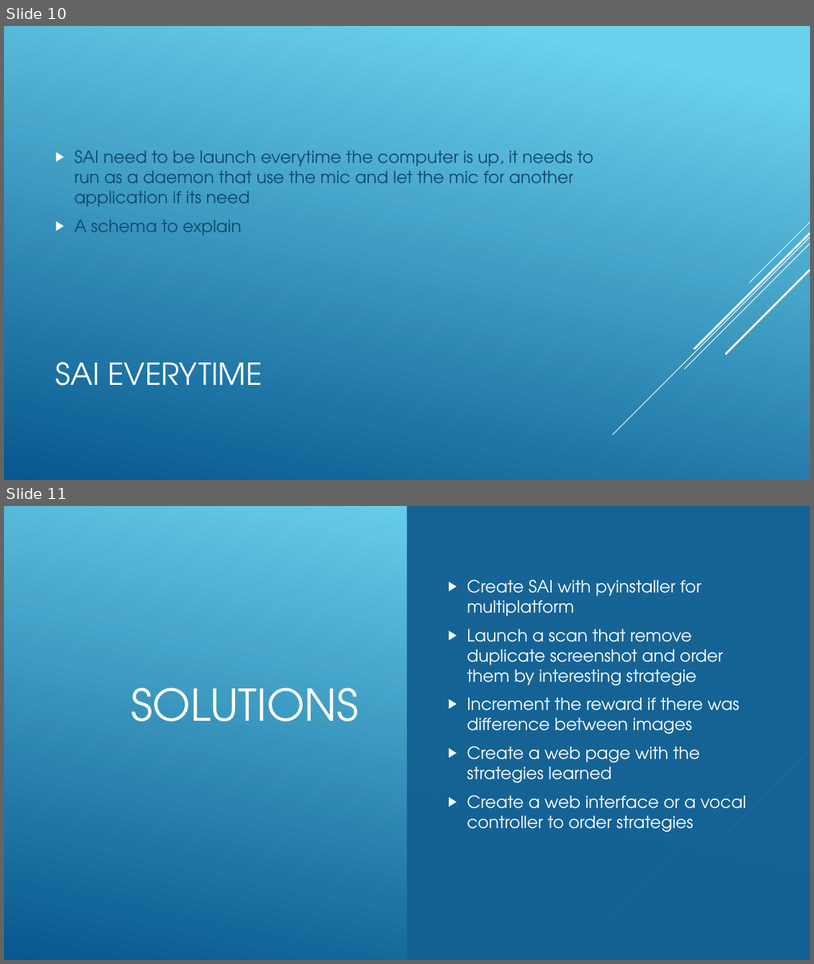
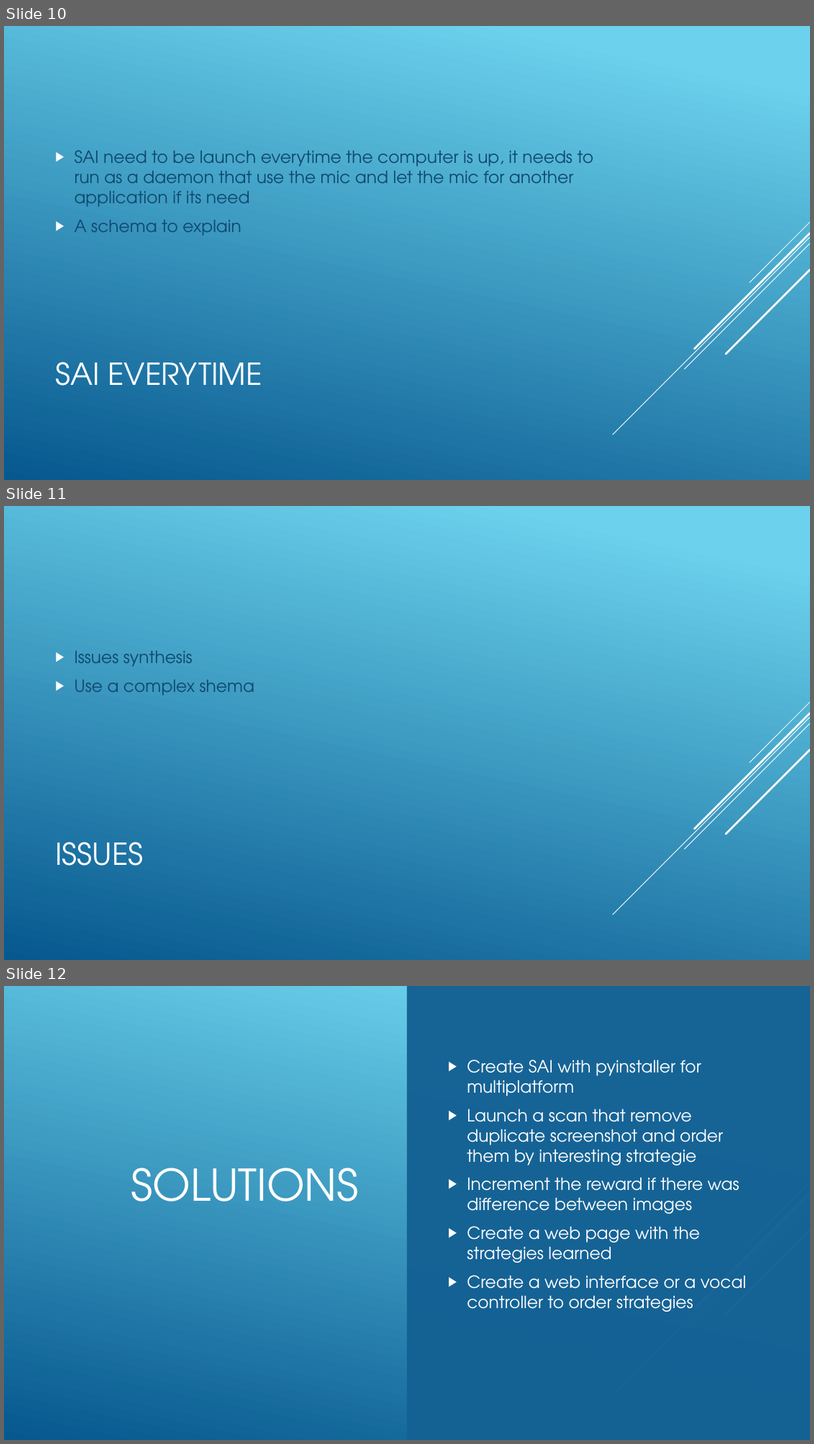
Before and after one commit to jnguyen1192/SIA, a slide deck: SAI_presentation.pptx. Shown one above the other, each under a label of ours: slides 10 and 11 before the commit, slides 10, 11 and 12 after it. The pictures are 814x964 and 814x1444 pixels, drawn with LibreOffice and Linux fonts; fonts in the diff are those of the drawing. Boxes give left, top, right and bottom in pixels: in the first picture for what was removed or moved away, otherwise in the second. Text is boxed around its words. In the diff, an @@ line names an element or a change of style, - is before the commit and + after.

Commit message:
#12 Issues synthesis added on slides

```diff
--- a/SAI_presentation.pptx
+++ b/SAI_presentation.pptx
@@ slide 11 added at bbox=[4, 506, 810, 960], background gradient #6ED2EB to #06588E; not listed: 5 template elements that a slide beside it also shows @@
@@ text added at bbox=[75, 651, 255, 695], 20 pt, text #0F496F @@
+▶ Issues synthesis
+▶ Use a complex shema
@@ title added at bbox=[55, 842, 143, 865], 36 pt, text #FFFFFF @@
+ISSUES
@@ what was slide 11 is now slide 12 @@
```
